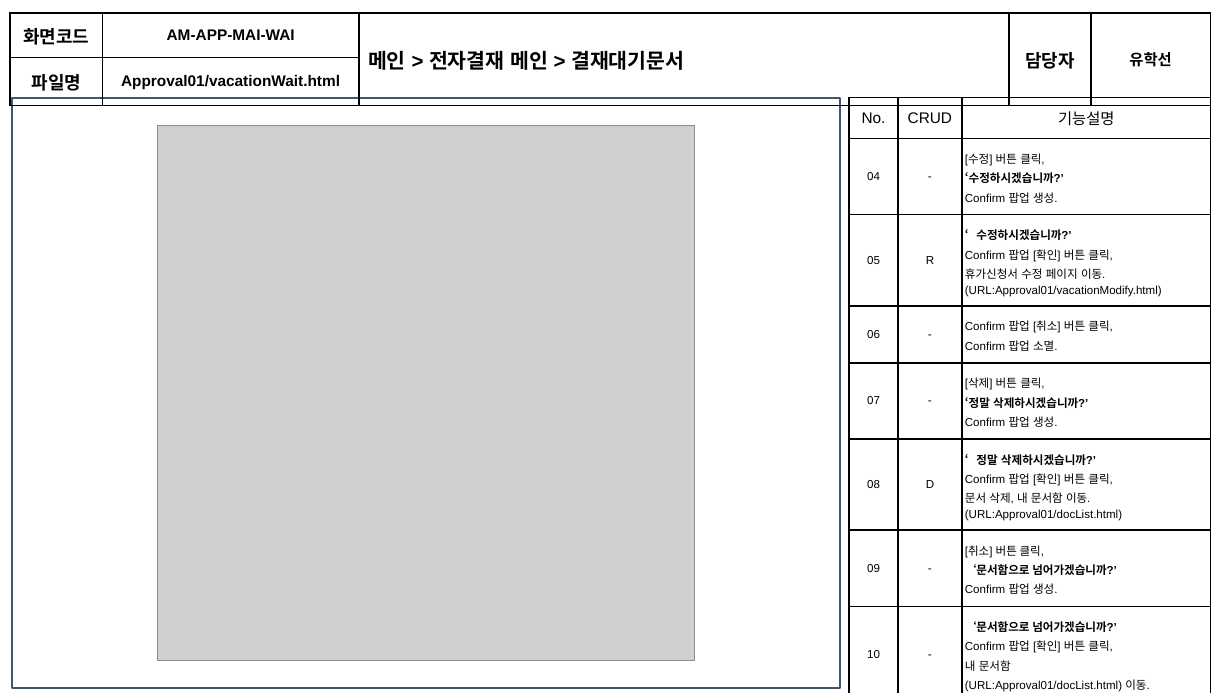
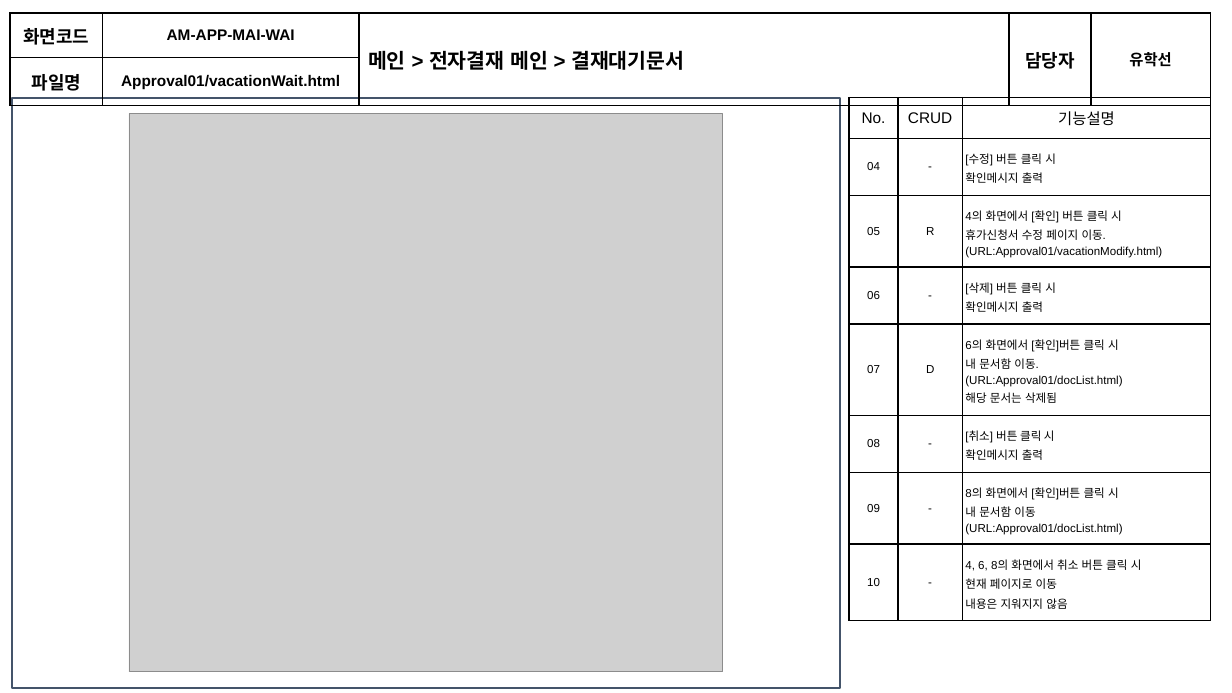
Before and after one commit to soulluna/-6th-_cosmo_1th_group, a slide deck: slide 34 of 작업완료포트폴리오/4. 화면설계서/[6기]1조_화면설계서_V1.5.pptx (slide 35 before the commit). Drawn at 1232x693 pixels with LibreOffice and Linux fonts; fonts in the diff are those of the drawing; grey boxes stand for pictures. Boxes give left, top, right and bottom in pixels: in the first picture for what was removed or moved away, otherwise in the second. Text is boxed around its words. In the diff, an @@ line names an element or a change of style, - is before the commit and + after.

Commit message:
문서 재정립

```diff
--- a/작업완료포트폴리오/4. 화면설계서/[6기]1조_화면설계서_V1.5.pptx
+++ b/작업완료포트폴리오/4. 화면설계서/[6기]1조_화면설계서_V1.5.pptx
@@ picture: place and size @@
-picture at (158,126,695,661)
+picture at (129,114,724,672)
@@ table at (849,98,1212,613) @@
-row 2, column 3: [수정] 버튼 클릭, / ‘수정하시겠습니까?’ / Confirm 팝업 생성.
+row 2, column 3: [수정] 버튼 클릭 시 / 확인메시지 출력
-row 3, column 3: ‘수정하시겠습니까?’ / Confirm 팝업 [확인] 버튼 클릭, / 휴가신청서 수정 페이지 이동. / (URL:Approval01/vacationModify.html)
+row 3, column 3: 4의 화면에서 [확인] 버튼 클릭 시 / 휴가신청서 수정 페이지 이동. / (URL:Approval01/vacationModify.html)
-row 4, column 3: Confirm 팝업 [취소] 버튼 클릭, / Confirm 팝업 소멸.
+row 4, column 3: [삭제] 버튼 클릭 시 / 확인메시지 출력
-row 5, column 2: -
+row 5, column 2: D
-row 5, column 3: [삭제] 버튼 클릭, / ‘정말 삭제하시겠습니까?’ / Confirm 팝업 생성.
+row 5, column 3: 6의 화면에서 [확인]버튼 클릭 시 / 내 문서함 이동. / (URL:Approval01/docList.html) / 해당 문서는 삭제됨
-row 6, column 2: D
+row 6, column 2: -
-row 6, column 3: ‘정말 삭제하시겠습니까?’ / Confirm 팝업 [확인] 버튼 클릭, / 문서 삭제, 내 문서함 이동. / (URL:Approval01/docList.html)
+row 6, column 3: [취소] 버튼 클릭 시 / 확인메시지 출력
-row 7, column 3: [취소] 버튼 클릭, / ‘문서함으로 넘어가겠습니까?’ / Confirm 팝업 생성.
+row 7, column 3: 8의 화면에서 [확인]버튼 클릭 시 / 내 문서함 이동 / (URL:Approval01/docList.html)
-row 8, column 3: ‘문서함으로 넘어가겠습니까?’ / Confirm 팝업 [확인] 버튼 클릭, / 내 문서함 / (URL:Approval01/docList.html) 이동.
+row 8, column 3: 4, 6, 8의 화면에서 취소 버튼 클릭 시 / 현재 페이지로 이동 / 내용은 지워지지 않음
```
Also in this commit, not shown: 48 other slides changed, 1 slide removed, 31 other files.
